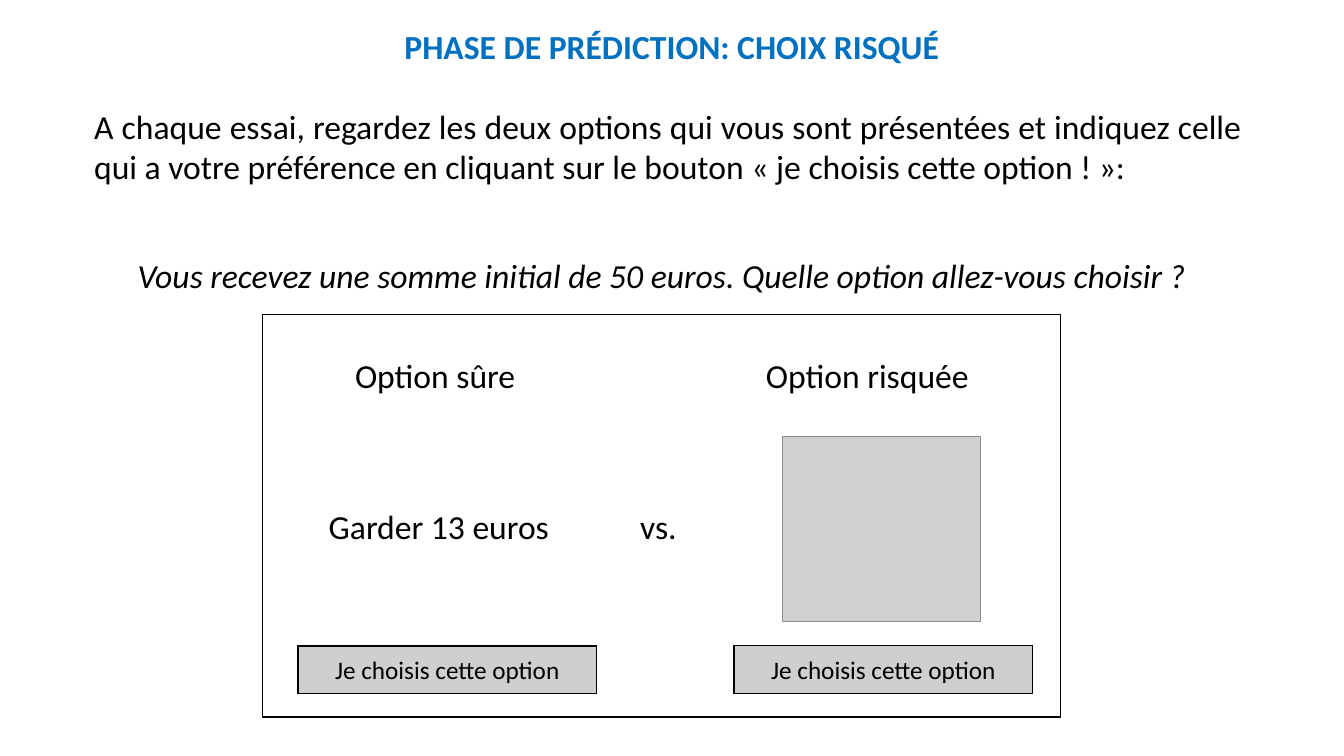
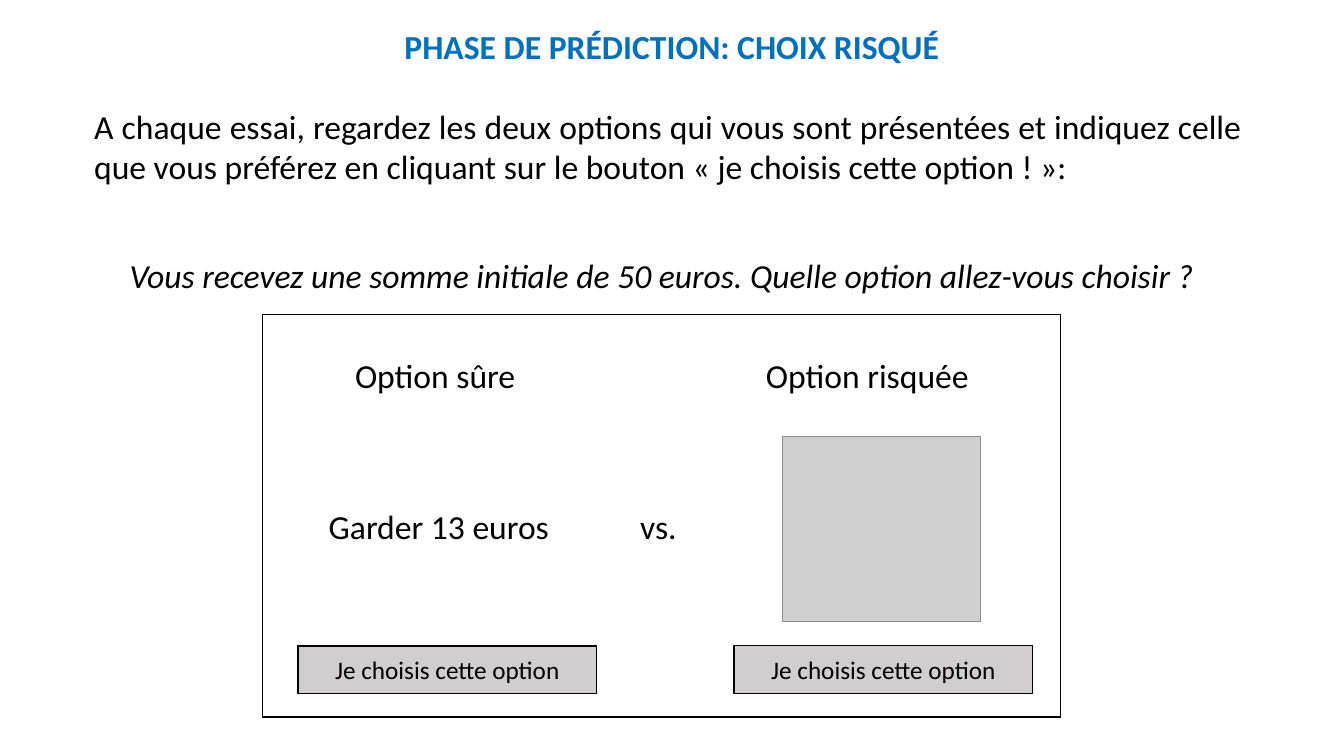
Before and after one commit to MBB-team/Online_Testing, a slide deck: slide 5 of src/DPD_task/stimuli/instructions/instructionsDPD.pptx. Drawn at 1344x756 pixels with LibreOffice and Linux fonts; fonts in the diff are those of the drawing; grey boxes stand for pictures. Boxes give left, top, right and bottom in pixels: in the first picture for what was removed or moved away, otherwise in the second. Text is boxed around its words. In the diff, an @@ line names an element or a change of style, - is before the commit and + after.

```diff
--- a/src/DPD_task/stimuli/instructions/instructionsDPD.pptx
+++ b/src/DPD_task/stimuli/instructions/instructionsDPD.pptx
@@ text at box(94, 115, 1241, 185): text changed @@
-A chaque essai, regardez les deux options qui vous sont présentées et indiquez celle qui a votre préférence en cliquant sur le bouton « je choisis cette option ! »:
+A chaque essai, regardez les deux options qui vous sont présentées et indiquez celle que vous préférez en cliquant sur le bouton « je choisis cette option ! »:
@@ text at box(130, 264, 1170, 294): text changed @@
-Vous recevez une somme initial de 50 euros. Quelle option allez-vous choisir ?
+Vous recevez une somme initiale de 50 euros. Quelle option allez-vous choisir ?
```
Also in this commit, not shown: 3 other slides changed, 3 other files.
